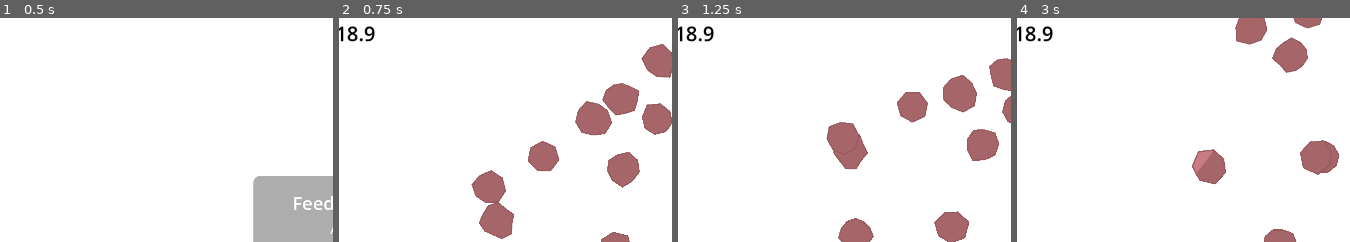
Above: before the commit, frames 1-4 (left to right).
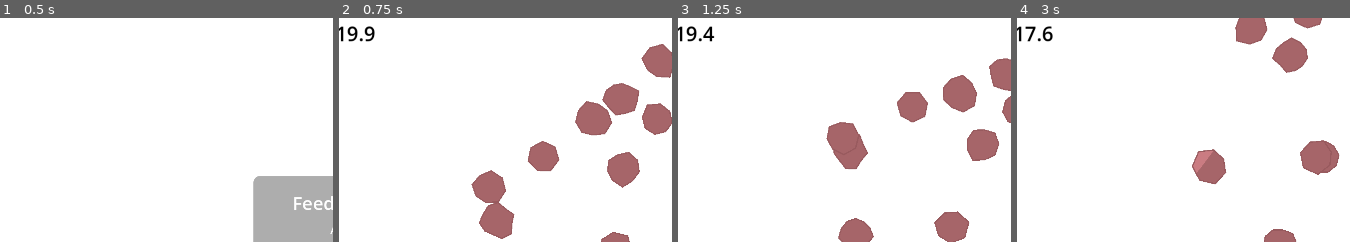
Above: after the commit, the same moments.

Repository: fatihceyln/a-game-about-feeding-a-black-hole
Game: Godot game, scene res://main/main.tscn
Same seed, same stepped clock (60 frames per second), same inputs: the game is played once before the commit and once after it.
Inputs (mouse positions are % of the whole screen's width and height, from its top left):
- Up to frame 1 (0.5 s): no input
- Up to frame 2 (0.75 s): click "Start" at 0.5 s
- Up to frame 3 (1.25 s): no input
- Up to frame 4 (3 s): move the mouse to (85, 45) at 1.27 s; move the mouse to (34, 55) at 2.02 s; move the mouse to (70, 28) at 2.77 s
The pictures show only the part of the screen within x 1-51%, y 3-53%; the shares and areas given below are measured in that part.

Frame 1 is identical in both runs. In frame 2, 0.1% of the frame differs, in the area x 2-6%, y 3-11%; in frame 3, 0.3%, in the area x 2-12%, y 3-11%; in frame 4, 0.3%.

Commit message:
Add session timer functionality to main scene. Introduce session_duration variable and implement countdown logic in main.gd. Update main.tscn to include SessionTimer node and connect its timeout signal for game over handling.

Diff:
--- a/main/main.gd
+++ b/main/main.gd
@@ -5,6 +5,7 @@
 
 @export var asteroid_count: int = 35
 @export var spawn_radius_range: Vector2 = Vector2(160, 600)
+@export var session_duration: float = 20
 
 @onready var black_hole: BlackHole = $BlackHole
 @onready var clicker: Clicker = $Clicker
@@ -12,7 +13,9 @@
 @onready var start_menu: Control = %StartMenu
 @onready var timer_container: HBoxContainer = %TimerContainer
 @onready var timer_label: Label = %TimerLabel
+@onready var session_timer: Timer = $SessionTimer
 
+var session_time: float = 0
 
 func _ready() -> void:
 	timer_container.visible = false
@@ -45,3 +48,15 @@
 	timer_container.visible = true
 	spawn_asteroids()
 	clicker_timer.start()
+
+	session_time = session_duration
+	session_timer.start()
+
+
+func _on_session_timer_timeout() -> void:
+	session_time -= session_timer.wait_time
+	timer_label.text = "%.1f" % session_time
+	if session_time <= 0:
+		print("Game over")
+		session_timer.stop()
+		clicker_timer.stop()
--- a/main/main.tscn
+++ b/main/main.tscn
@@ -32,6 +32,9 @@
 
 [node name="ClickerTimer" type="Timer" parent="." unique_id=1428310496]
 wait_time = 0.5
+
+[node name="SessionTimer" type="Timer" parent="." unique_id=291847579]
+wait_time = 0.1
 
 [node name="HUD" type="CanvasLayer" parent="." unique_id=1178480091]
 
@@ -117,4 +120,5 @@
 text = "18.9"
 
 [connection signal="timeout" from="ClickerTimer" to="." method="_on_clicker_timer_timeout"]
+[connection signal="timeout" from="SessionTimer" to="." method="_on_session_timer_timeout"]
 [connection signal="pressed" from="HUD/StartMenu/MarginContainer/MarginContainer/CenterContainer/VBoxContainer/StartButton" to="." method="_on_start_button_pressed"]
